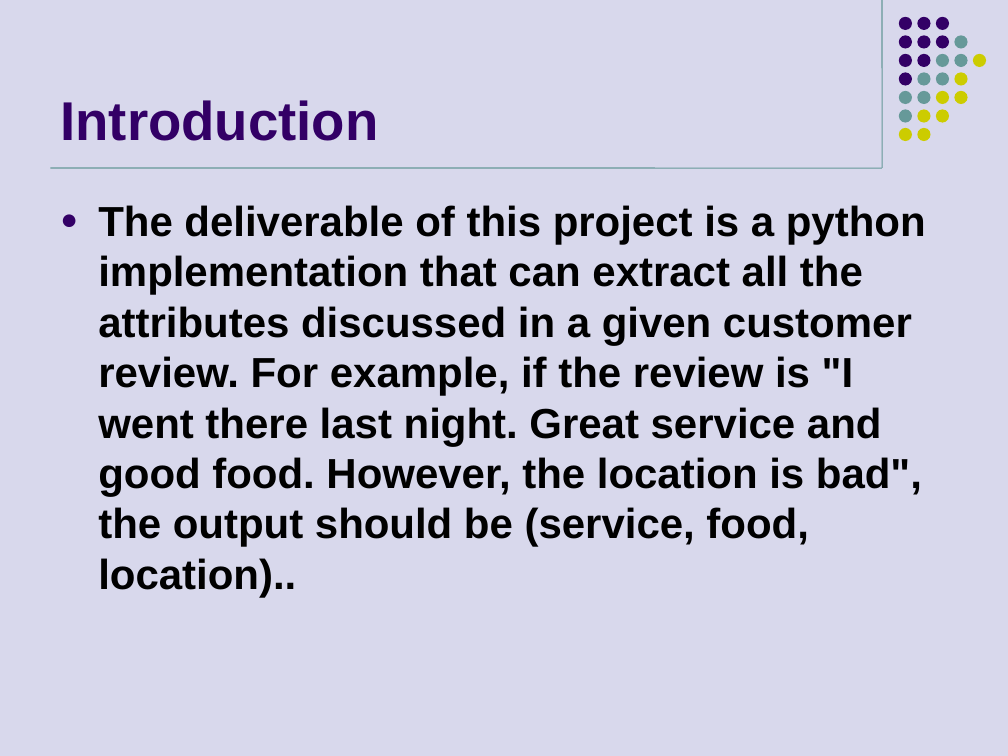
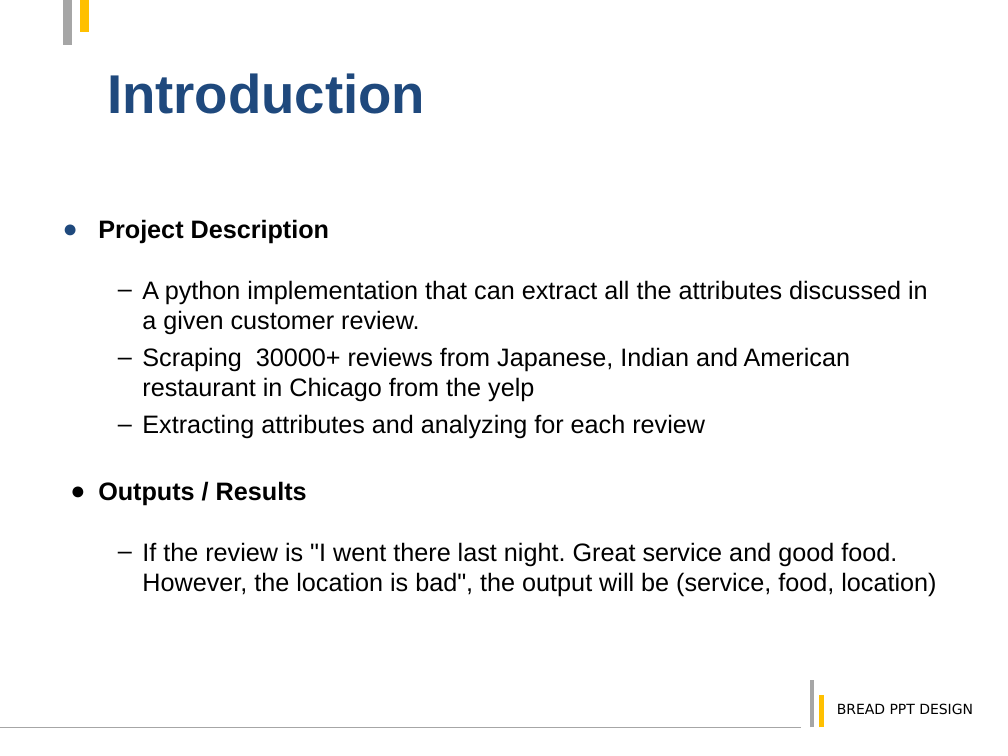
Before and after one commit to jackyli0318/yelp_scraper, a slide deck: slide 2 of Restaurant Attribute Extraction.pptx. Drawn at 1008x756 pixels with LibreOffice and Linux fonts; fonts in the diff are those of the drawing; background and template pictures are left out. Boxes give left, top, right and bottom in pixels: in the first picture for what was removed or moved away, otherwise in the second. Text is boxed around its words. In the diff, an @@ line names an element or a change of style, - is before the commit and + after.

Commit message:
slides

```diff
--- a/Restaurant Attribute Extraction.pptx
+++ b/Restaurant Attribute Extraction.pptx
@@ background #D8D8EC to #FFFFFF @@
@@ line added from (68, 44) to (68, 0), #A6A6A6 6 pt @@
@@ line added from (85, 0) to (85, 31), #FFC000 6 pt @@
@@ title "Introduction": place and size @@
-title "Introduction" at [60, 100, 378, 141]
+title "Introduction" at [107, 73, 425, 114]
@@ title "Introduction" at [107, 73, 425, 114]: text colour #330066 to #1F497D @@
@@ line removed from (882, 0) to (882, 168) @@
@@ group removed at [899, 17, 986, 159]: 31 ellipses @@
@@ line removed from (50, 168) to (882, 168) @@
@@ text at [98, 219, 936, 597]: text changed; size 30 to 18 pt; bold off @@
-● The deliverable of this project is a python implementation that can extract all the attributes discussed in a given customer review. For example, if the review is "I went there last night. Great service and good food. However, the location is bad", the output should be (service, food, location)..
+● Project Description
+  – A python implementation that can extract all the attributes discussed in a given customer review.
+  – Scraping 30000+ reviews from Japanese, Indian and American restaurant in Chicago from the yelp
+  – Extracting attributes and analyzing for each review
+● Outputs / Results
+  – If the review is "I went there last night. Great service and good food. However, the location is bad", the output will be (service, food, location)
@@ line added from (812, 728) to (812, 679), #A6A6A6 3 pt @@
@@ line added from (822, 728) to (822, 696), #FFC000 3 pt @@
@@ text added at [837, 703, 973, 715], 10 pt, text #000000 @@
+BREAD PPT DESIGN
@@ line added from (0, 728) to (801, 728), #A6A6A6 0.75 pt @@
```
Also in this commit, not shown: 5 other slides changed, 8 slides added, 2 slides removed.
